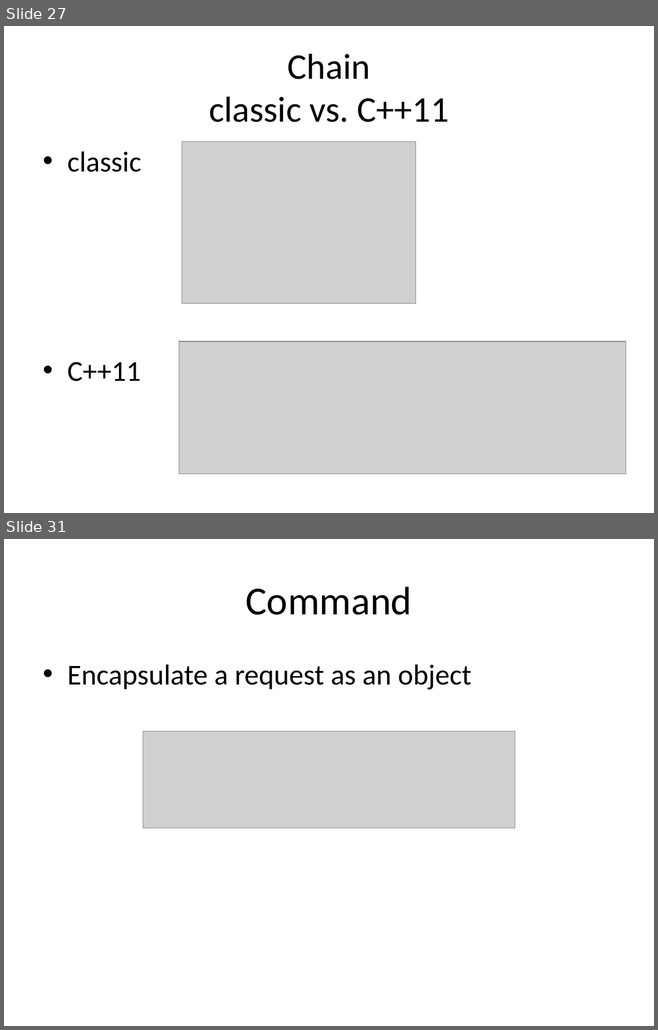
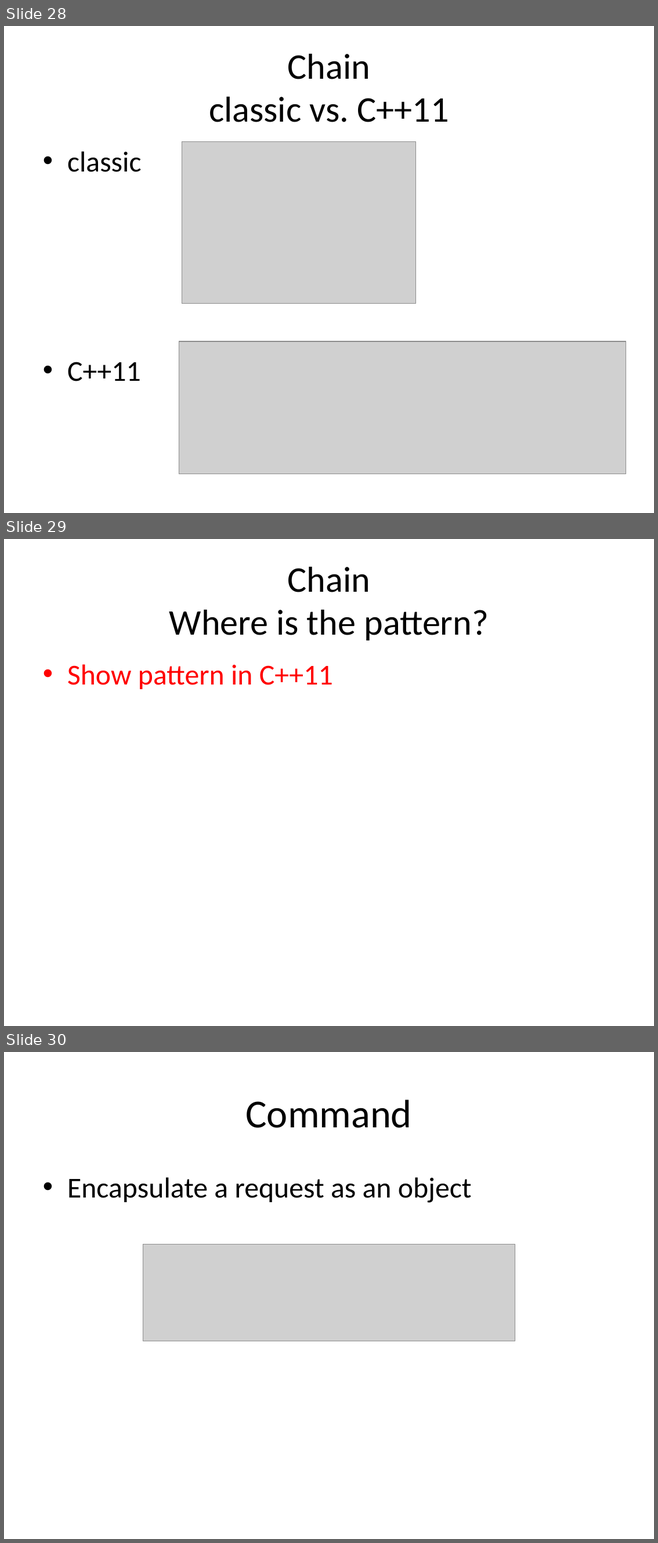
Before and after one commit to kamyu104/GofPatterns, a slide deck: Effective patterns.ppt. Shown one above the other, each under a label of ours: slides 27 and 31 before the commit, slides 28, 29 and 30 after it; the slides between them are not shown. The pictures are 658x1030 and 658x1543 pixels, drawn with LibreOffice and Linux fonts; fonts in the diff are those of the drawing; grey boxes stand for pictures. Boxes give left, top, right and bottom in pixels: in the first picture for what was removed or moved away, otherwise in the second. Text is boxed around its words. In the diff, an @@ line names an element or a change of style, - is before the commit and + after.

```diff
--- a/Effective patterns.ppt
+++ b/Effective patterns.ppt
@@ slide 29 added at bbox=[4, 539, 654, 1026], background #FFFFFF @@
@@ title added at bbox=[169, 566, 488, 641], 40 pt, text #000000 @@
+Chain
+Where is the pattern?
@@ text added at bbox=[67, 664, 333, 689], 32 pt, text #FF0000 @@
+• Show pattern in C++11
@@ what was slide 27 is now slide 28 @@
@@ what was slide 31 is now slide 30 @@
```
Also in this commit, not shown: 3 slides changed, 1 other slide added, 5 slides removed.
